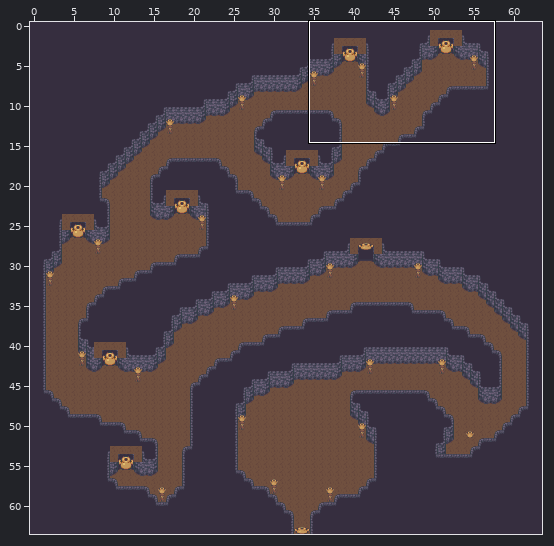
Tiled map, stored at Projects/OmniBlade/Assets/Field/TileMaps/TombInner.tmx. Above: a wide view before the commit, with the close-up outlined.
Close-up. The starting point:
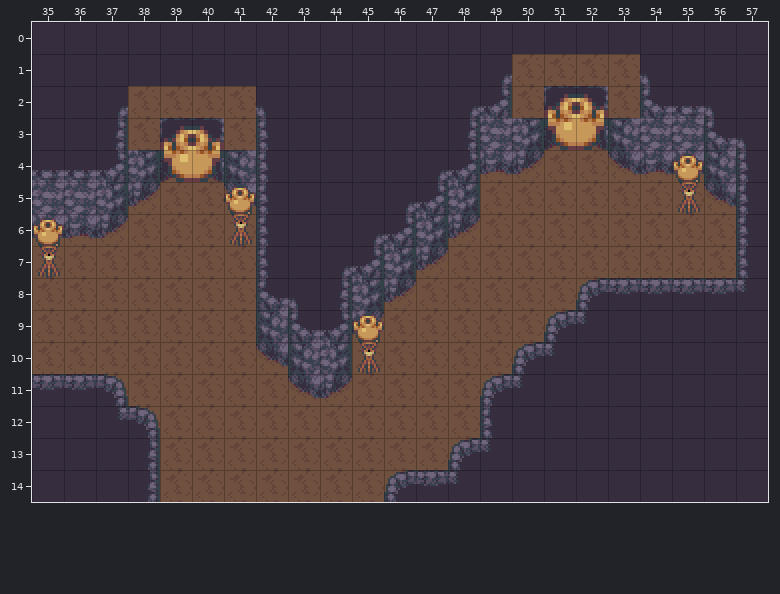
Cells are 48x48 px. Shown: x 35..57, y 0..14. The commit also changed other parts of the map, which this record leaves out.
Now the later version:
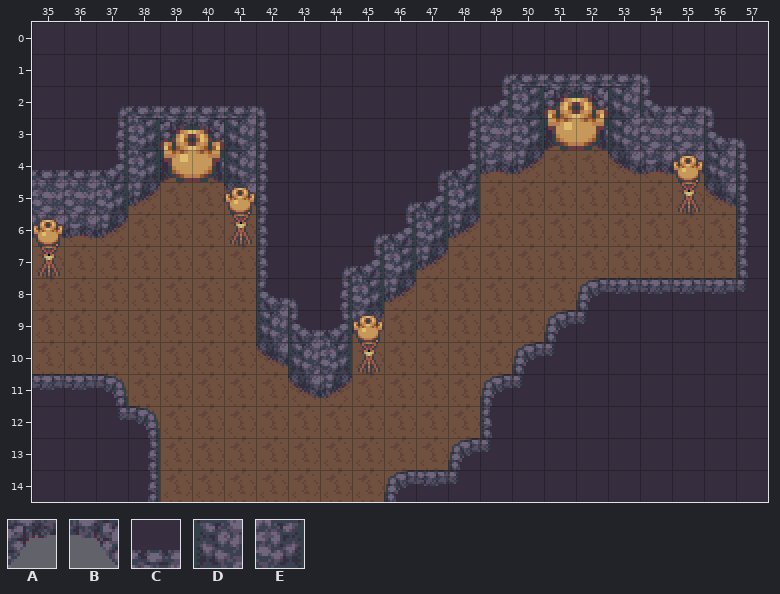
Key: from "TombInner": A 381, B 382, C 583, D 681, E 683.
_ is an empty cell.
Tiles of an added or newly shown layer are drawn over the layers below it.
Changes in this commit:
Layer "Ceiling" (now shown):
y 1: x 50..53 ____ -> CCCC
y 2: x 38..41 ____ -> CCCC; x 50..53 ____ -> EABD
y 3: x 38..41 ____ -> EABD
